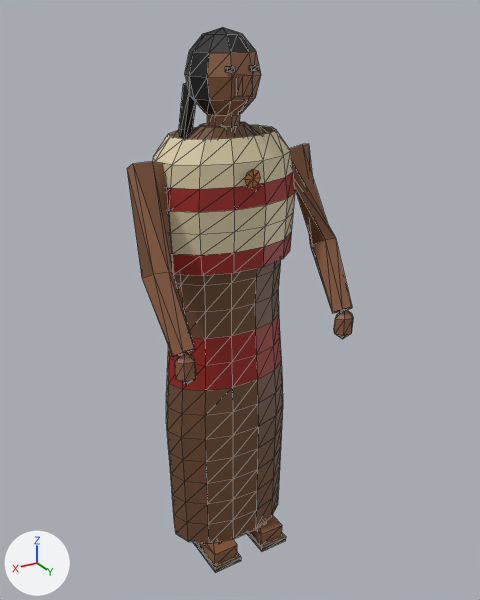
A saved change to the glTF model campaigns/01_pachacutec/assets/models/pch_npc_weaver.glb.
Camera for both pictures: a 50 mm camera at (0.865, 1.525, 1.576) aimed at (-0.024, 0.044, 0.835). The axes (+X, +Y, +Z) are drawn at lower left. The lights are the same throughout. The first picture is the older version. Mesh edges are drawn as thin lines. Vertices at exactly the same position are counted once.

The scene before the commit, as lines of its bpy script (objects in view):
```python
me_arml = bpy.data.meshes.new('ArmL')
me_arml.from_pydata(...)  # 32 vertices, 52 faces; spans x -0.04..0.072, y -0.043..0.257, z -0.493..0.02
me_arml.materials.append(mat_defaultmaterial)
me_armr = bpy.data.meshes.new('ArmR')
me_armr.from_pydata(...)  # 32 vertices, 52 faces; spans x -0.072..0.04, y -0.043..0.258, z -0.493..0.02
me_armr.materials.append(mat_defaultmaterial_001)
me_legl = bpy.data.meshes.new('LegL')
me_legl.from_pydata(...)  # 42 vertices, 64 faces; spans x -0.056..0.056, y -0.061..0.155, z -0.282..0.049
me_legl.materials.append(mat_defaultmaterial_002)
me_pch_npc_weaver = bpy.data.meshes.new('pch_npc_weaver')
me_pch_npc_weaver.from_pydata(...)  # 473 vertices, 864 faces; spans x -0.212..0.212, y -0.136..0.149, z 0.056..1.546
me_pch_npc_weaver.materials.append(mat_defaultmaterial_004)
ob_arml = bpy.data.objects.new('ArmL', me_arml)
ob_arml.location = (0.221, 0.0, 1.231)
ob_armr = bpy.data.objects.new('ArmR', me_armr)
ob_armr.location = (-0.221, 0.0, 1.231)
ob_legl = bpy.data.objects.new('LegL', me_legl)
ob_legl.location = (0.085, 0.0, 0.282)
ob_pch_npc_weaver = bpy.data.objects.new('pch_npc_weaver', me_pch_npc_weaver)
ob_pch_npc_weaver.location = (0.0, 0.0, 0.0)
# also in view: 'LegR' at (-0.085, 0.047, 0.165)
```
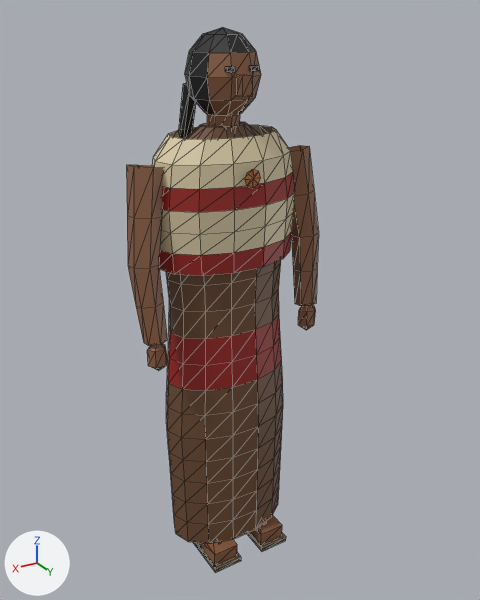
Location of each change, (x1, y1, x2, y2) in pixels of the pictures (480 x 600 px):
'pch_npc_weaver', reshaped (35% wider): before (153, 27, 295, 544); after (126, 27, 318, 572)
'ArmL', deleted (brown): before (127, 161, 197, 385)
'ArmR', deleted (brown): before (290, 144, 353, 339)
part 1 of me_pch_npc_weaver, added: after (193, 542, 241, 572)
part 2 of me_pch_npc_weaver, added (brown): after (289, 146, 318, 306)
part 3 of me_pch_npc_weaver, added (brown): after (126, 165, 167, 346)
part 4 of me_pch_npc_weaver, added: after (298, 305, 316, 330)
part 5 of me_pch_npc_weaver, added (brown): after (147, 343, 168, 371)
part 6 of me_pch_npc_weaver, recoloured: (153, 145, 295, 420) in both

The change, as a diff of the scene's bpy script:
```diff
--- a/campaigns/01_pachacutec/assets/models/pch_npc_weaver.glb.py
+++ b/campaigns/01_pachacutec/assets/models/pch_npc_weaver.glb.py
@@ me_pch_npc_weaver @@
 # used by ob_pch_npc_weaver; location = (0.0, 0.0, 0.0)
-me_pch_npc_weaver.from_pydata(...)  # 473 vertices, 864 faces; spans x -0.212..0.212, y -0.136..0.149, z 0.056..1.546
+me_pch_npc_weaver.from_pydata(...)  # 677 vertices, 1216 faces; spans x -0.288..0.288, y -0.136..0.155, z 0.0..1.546
+# me_pch_npc_weaver part 1: a new loose piece, a box spanning x 0.038..0.132, y -0.061..0.155, z 0.0..0.015, in mat_defaultmaterial
+# me_pch_npc_weaver part 2: a new loose piece of 30 vertices spanning x -0.288..-0.181, y -0.047..0.088, z 0.776..1.239, in mat_defaultmaterial
+# me_pch_npc_weaver part 3: a new loose piece of 30 vertices spanning x 0.181..0.288, y -0.047..0.088, z 0.776..1.239, in mat_defaultmaterial
+# me_pch_npc_weaver part 4: a new loose piece of 14 vertices spanning x -0.275..-0.214, y 0.043..0.088, z 0.696..0.79, in mat_defaultmaterial
+# me_pch_npc_weaver part 5: a new loose piece of 14 vertices spanning x 0.216..0.273, y 0.044..0.088, z 0.696..0.79, in mat_defaultmaterial
+# me_pch_npc_weaver part 6: 855 faces spanning x -0.212..0.212, y -0.136..0.149, z 0.056..1.546 switch from mat_defaultmaterial_004 to mat_defaultmaterial
+# other edits to the shape of me_pch_npc_weaver do not show in these pictures
@@ ob_arml @@
-ob_arml = bpy.data.objects.new('ArmL', me_arml)
-ob_arml.location = (0.221, 0.0, 1.231)
@@ ob_armr @@
-ob_armr = bpy.data.objects.new('ArmR', me_armr)
-ob_armr.location = (-0.221, 0.0, 1.231)
```
